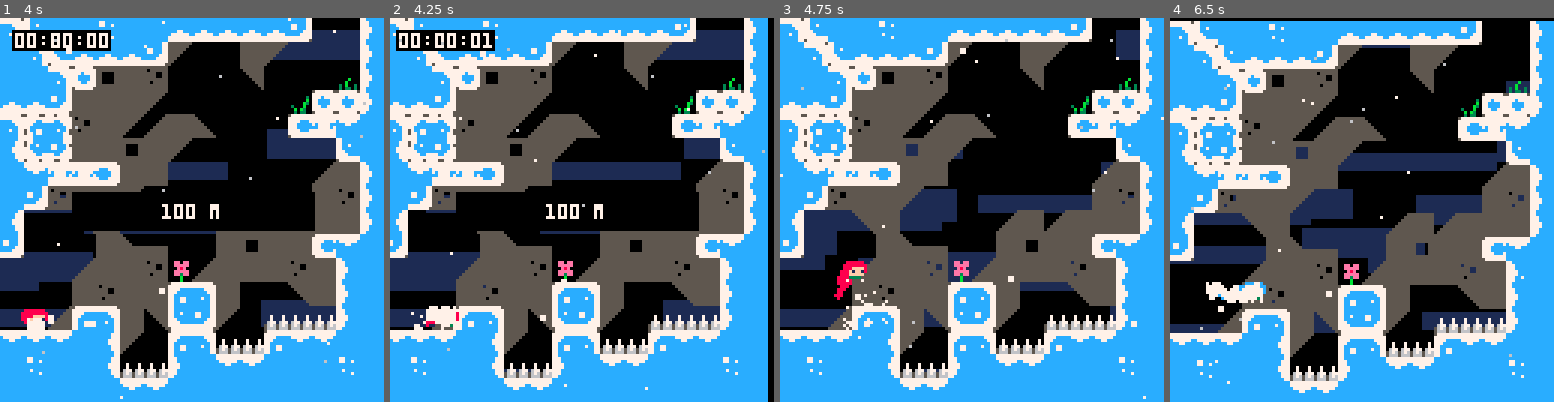
Above: before the commit, frames 1-4 (left to right).
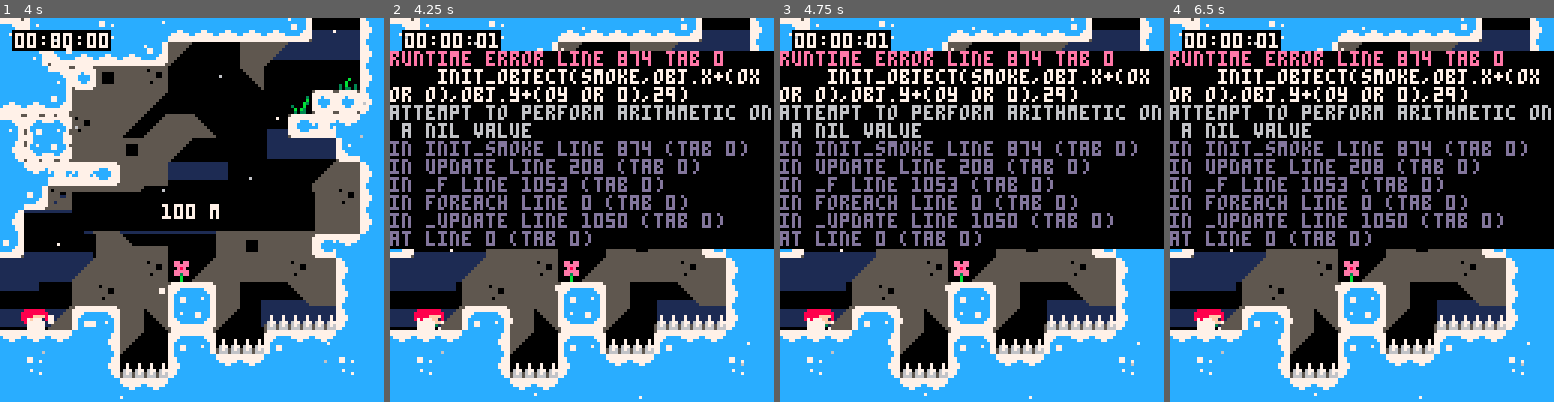
Above: after the commit, the same moments.

Repository: CelesteClassic/smalleste
Game: PICO-8 cartridge smalleste.p8
Same seed, same stepped clock (60 frames per second), same inputs: the game is played once before the commit and once after it.
Inputs:
- Up to frame 1 (4 s): tap X (X key) at 0.33, 1.07, 1.85, 2.97 s; tap O (Z key) at 0.7, 1.7, 2.1, 2.5, 2.9, 3.3, 3.7 s; hold Right 1.6-2.1 s; hold Up 2.15-2.42 s; hold Right 2.47-3.03 s; hold Left 3.08-3.58 s; hold Down 3.63-3.97 s
- Up to frame 2 (4.25 s): hold Right from 4.02 s (still down); tap X (X key) at 4.08 s; tap O (Z key) at 4.1 s
- Up to frame 3 (4.75 s): tap O (Z key) at 4.5 s; release Right at 4.68 s; hold Up from 4.73 s (still down)
- Up to frame 4 (6.5 s): tap O (Z key) every 0.4 s from 4.9 to 6.1 s; release Up at 5.03 s; hold Left 5.08-5.68 s; tap X (X key) at 5.2, 6.32 s; hold Down 5.73-6.03 s; hold Right from 6.08 s (still down)

Frame 1 is identical in both runs. In frame 2, 45% of the frame differs, in the area x 0-100%, y 0-100%; in frame 3, 45%; in frame 4, 52%.
Error after the commit: runtime error line 874 tab 0; init_object(smoke,obj.x+(ox or o),obj.y+(oy or 0),29); attempt to perform arithmetic on a nil value

Commit message:
relative init_smoke

Diff:
--- a/smalleste.p8
+++ b/smalleste.p8
@@ -110,7 +110,7 @@
 
     -- landing smoke
     if on_ground and not this.was_on_ground then
-      init_smoke(this.x,this.y+4)
+      this.init_smoke(0,4)
     end
 
     -- jump and dash input
@@ -140,7 +140,7 @@
 
     -- dash startup period, accel toward dash target speed
     if this.dash_time>0 then
-      init_smoke(this.x,this.y)
+      this.init_smoke()
       this.dash_time-=1
       this.spd=vector(
         appr(this.spd.x,this.dash_target_x,this.dash_accel_x),
@@ -170,7 +170,7 @@
         maxfall=0.4
         -- wall slide smoke
         if rnd(10)<2 then
-          init_smoke(this.x+h_input*6,this.y)
+          this.init_smoke(h_input*6)
         end
       end
 
@@ -187,7 +187,7 @@
           this.jbuffer=0
           this.grace=0
           this.spd.y=-2
-          init_smoke(this.x,this.y+4)
+          this.init_smoke(0,4)
         else
           -- wall jump
           local wall_dir=(this.is_solid(-3,0) and -1 or this.is_solid(3,0) and 1 or 0)
@@ -197,7 +197,7 @@
             this.spd=vector(-wall_dir*(maxrun+1),-2)
             if not this.is_ice(wall_dir*3,0) then
               -- wall jump smoke
-              init_smoke(this.x+wall_dir*6,this.y)
+              this.init_smoke(wall_dir*6)
             end
           end
         end
@@ -208,7 +208,7 @@
       local d_half=3.5355339059 -- 5 * sqrt(2)
 
       if this.djump>0 and dash then
-        init_smoke(this.x,this.y)
+        this.init_smoke()
         this.djump-=1
         this.dash_time=4
         has_dashed=true
@@ -232,7 +232,7 @@
       elseif this.djump<=0 and dash then
         -- failed dash smoke
         psfx(9)
-        init_smoke(this.x,this.y)
+        this.init_smoke()
       end
     end
 
@@ -327,7 +327,7 @@
           this.state=2
           this.delay=5
           shake=5
-          init_smoke(this.x,this.y+4)
+          this.init_smoke(0,4)
           sfx(5)
         end
       end
@@ -371,7 +371,7 @@
         hit.spd.y=-3
         hit.djump=max_djump
         this.delay=10
-        init_smoke(this.x,this.y)
+        this.init_smoke()
         -- crumble below spring
         local below=this.check(fall_floor,0,1)
         if below then
@@ -414,7 +414,7 @@
       local hit=this.player_here()
       if hit and hit.djump<max_djump then
         psfx(6)
-        init_smoke(this.x,this.y)
+        this.init_smoke()
         hit.djump=max_djump
         this.spr=0
         this.timer=60
@@ -422,8 +422,8 @@
     elseif this.timer>0 then
       this.timer-=1
     else
-     psfx(7)
-     init_smoke(this.x,this.y)
+      psfx(7)
+      this.init_smoke()
       this.spr=22
     end
   end,
@@ -461,7 +461,7 @@
         psfx(7)
         this.state=0
         this.collideable=true
-        init_smoke(this.x,this.y)
+        this.init_smoke()
       end
     end
   end,
@@ -481,7 +481,7 @@
   psfx(15)
     obj.state=1
     obj.delay=15--how long until it falls
-    init_smoke(obj.x,obj.y)
+    obj.init_smoke()
     local hit=obj.check(spring,0,-1)
     if hit then
       break_spring(hit)
@@ -503,10 +503,6 @@
     end
   end
 }
-
-function init_smoke(x,y)
-  init_object(smoke,x,y,29)
-end
 
 fruit={
   if_not_fruit=true,
@@ -601,7 +597,7 @@
       hit.dash_time=-1
       for ox=0,8,8 do
         for oy=0,8,8 do
-          init_smoke(this.x+ox,this.y+oy)
+          this.init_smoke(ox,oy)
         end
       end
       init_fruit(this,4,4)
@@ -725,8 +721,8 @@
         pause_player=true
         hit.spd=vector(0,0)
         this.state=1
-        init_smoke(this.x,this.y)
-        init_smoke(this.x+8,this.y)
+        this.init_smoke()
+        this.init_smoke(8)
         this.timer=60
         this.particles={}
       end
@@ -876,6 +872,10 @@
     spd=vector(0,0),
     rem=vector(0,0),
   }
+
+  function obj.init_smoke(ox,oy)
+    init_object(smoke,obj.x+(ox or o),obj.y+(oy or 0),29)
+  end
 
   function obj.is_solid(ox,oy)
     return (oy>0 and not obj.check(platform,ox,0) and obj.check(platform,ox,oy)) or
